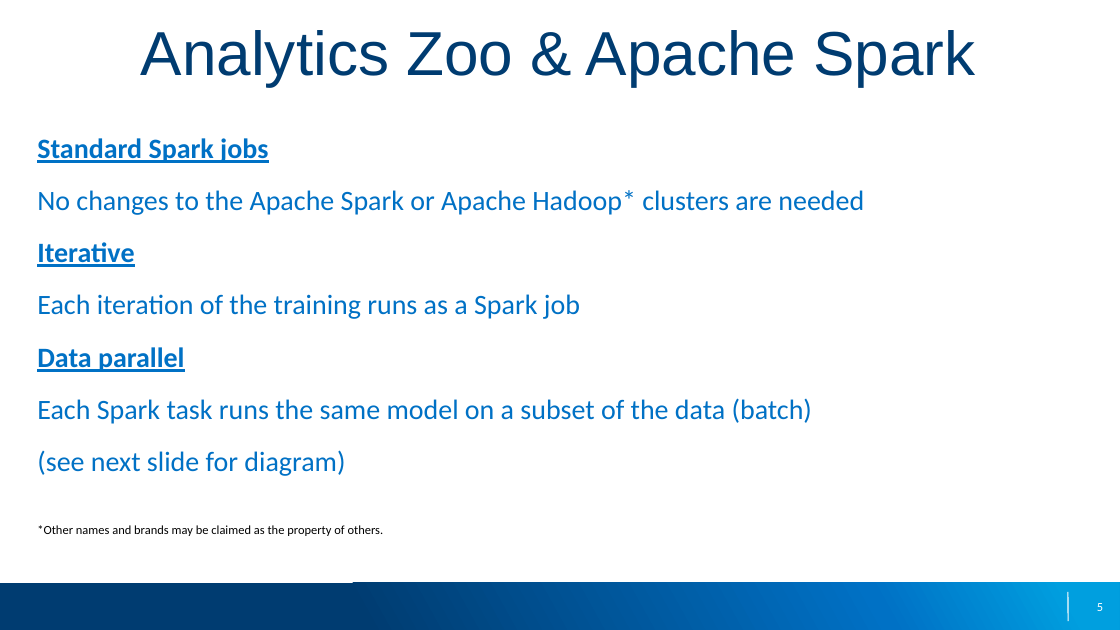
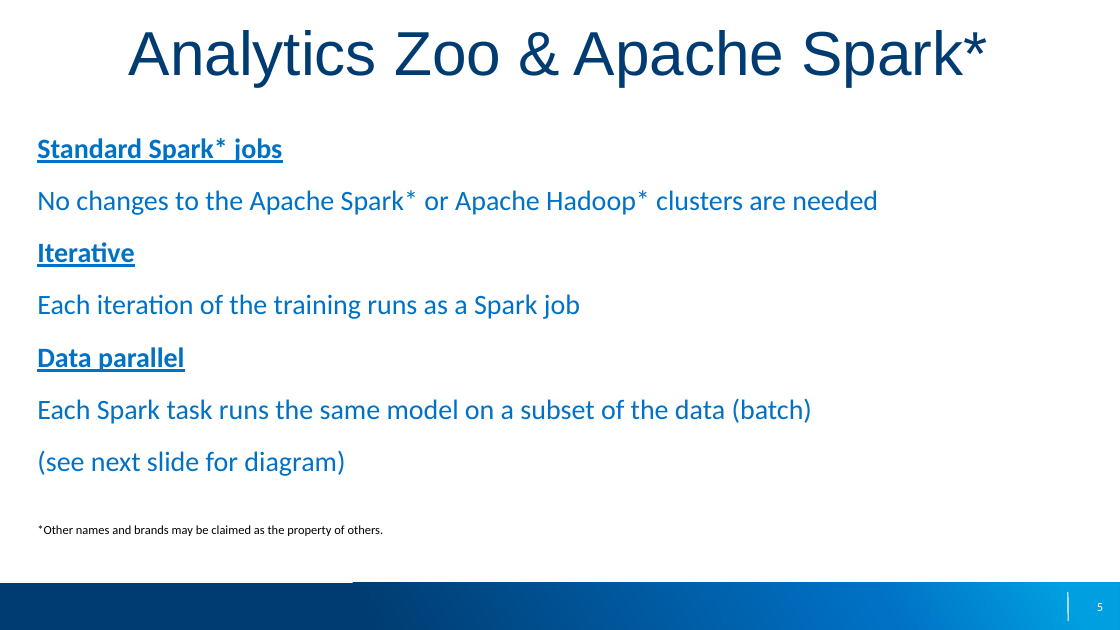
Before and after one commit to elephantscale/intel-analytics-zoo-tutorials, a slide deck: slide 5 of slides/1-Analytics-Zoo-Overview.pptx. Drawn at 1120x630 pixels with LibreOffice and Linux fonts; fonts in the diff are those of the drawing; background and template pictures are left out. Boxes give left, top, right and bottom in pixels: in the first picture for what was removed or moved away, otherwise in the second. Text is boxed around its words. In the diff, an @@ line names an element or a change of style, - is before the commit and + after.

```diff
--- a/slides/1-Analytics-Zoo-Overview.pptx
+++ b/slides/1-Analytics-Zoo-Overview.pptx
@@ title at <box>129,30,987,86</box>: text changed @@
-Analytics Zoo & Apache Spark
+Analytics Zoo & Apache Spark*
@@ text at <box>37,138,878,215</box>: text changed @@
-Standard Spark jobs
-No changes to the Apache Spark or Apache Hadoop* clusters are needed
+Standard Spark* jobs
+No changes to the Apache Spark* or Apache Hadoop* clusters are needed
```
Also in this commit, not shown: 13 other slides changed.
